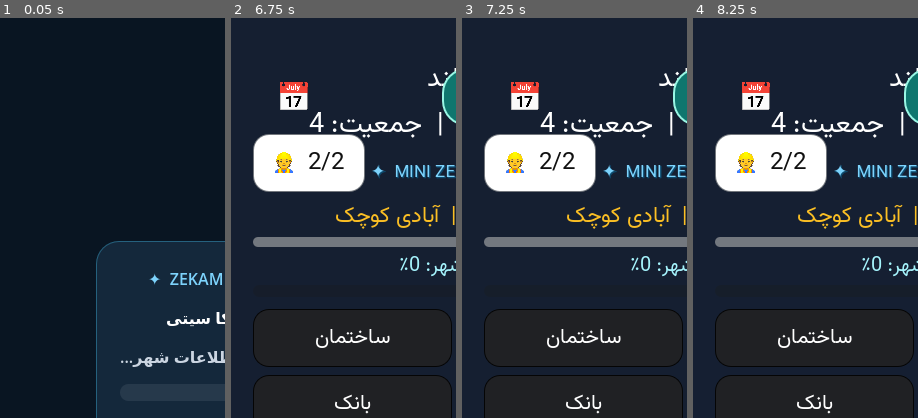
Above: before the commit, frames 1-4 (left to right).
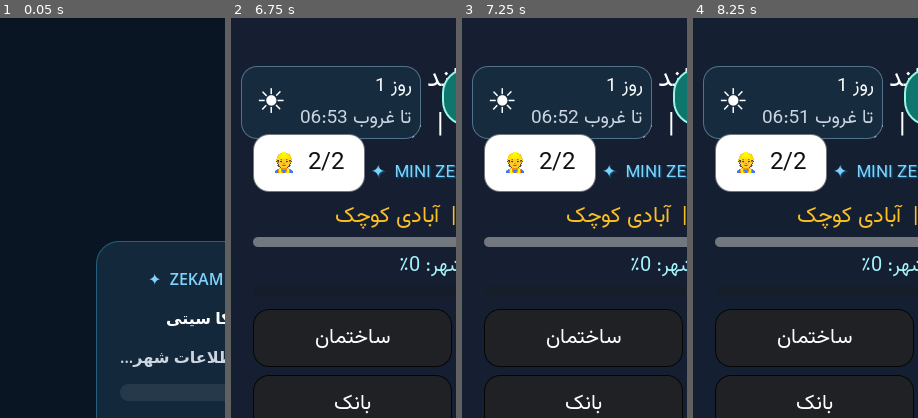
Above: after the commit, the same moments.

Repository: zekainstabot/mini-zeka-city
Game: Godot game, scene res://Main.tscn
Two runs of this game, one before a commit and one after it. Both use one fixed random seed, a clock stepped at 60 frames per second and the inputs below.
Inputs:
- Up to frame 1 (0.05 s): no input
- Up to frame 2 (6.75 s): click "شهر من" at 0.5 s; click "ساختمان" at 1.25 s; click "شهروندان" at 2 s; click "بانک" at 2.75 s; click "شهرداری 🔒" at 3.5 s; click "اقتصاد 🔒" at 4.25 s; click "بازار" at 5 s; click "توسعه شهر" at 5.75 s; click "انبار" at 6.5 s
- Up to frame 3 (7.25 s): no input
- Up to frame 4 (8.25 s): click "گزارش" at 7.25 s; click "پیشرفت" at 8 s
The pictures show only the part of the screen within x 0-50%, y 0-50%; the shares and areas given below are measured in that part.

Frame 1 is identical in both runs. In frame 2, 2.9% of the frame differs, in the area x 4-85%, y 12-31%; in frame 3, 2.9%; in frame 4, 2.9%.
Error after the commit: Invalid assignment of property or key 'clock_label' with value of type 'Label' on a base object of type 'Control (Main.gd)'. (res://scripts/HomePage.gd:30)

Commit message:
Add independent day and night countdown HUD

Diff:
--- a/scripts/Main.gd
+++ b/scripts/Main.gd
@@ -52,7 +52,10 @@
 var clock_cycle_seconds = 0.0
 var ambient_background = null
 var ambient_background_color = Color("#172536")
-var clock_label = null
+var day_night_hud = null
+var day_night_icon_label = null
+var day_night_timer_label = null
+var day_night_day_label = null
 var clock_save_accumulator = 0.0
 var clock_displayed_second = -1
 var construction_check_accumulator = 0.0
@@ -235,14 +238,11 @@
 		if current_page == "home":
 			show_page("home")
 			_show_message("یک روز جدید در شهر آغاز شد.")
-	# The game clock changes once per second; do not reshape and assign the same label every frame.
+	# Refresh the independent day/night HUD once per in-game second.
 	var displayed_second = int(floor(clock_cycle_seconds))
 	if displayed_second != clock_displayed_second:
 		clock_displayed_second = displayed_second
-		if clock_label != null and is_instance_valid(clock_label):
-			var phase = "روز" if clock_cycle_seconds < 420.0 else "شب"
-			var phase_remaining = int(420.0 - clock_cycle_seconds) if phase == "روز" else int(600.0 - clock_cycle_seconds)
-			clock_label.text = PersianText.reshaper("%s | زمان باقی‌مانده: " % phase) + _format_time_display(int(phase_remaining / 60), phase_remaining % 60)
+		_update_day_night_hud()
 	if clock_save_accumulator >= 15.0:
 		clock_save_accumulator = 0.0
 		var citizen_reports_changed = game.check_citizen_reports()
@@ -1157,6 +1157,7 @@
 	message_label.modulate = Color("#ffffff")
 	root.add_child(message_label)
 	_build_daily_reward_calendar_button()
+	_build_day_night_hud()
 	_build_construction_capacity_button()
 
 func _build_daily_reward_calendar_button():
@@ -1180,6 +1181,80 @@
 		daily_reward_button.add_theme_stylebox_override(style_name, transparent_calendar_style)
 	daily_reward_button.pressed.connect(_open_daily_reward_calendar)
 	add_child(daily_reward_button)
+
+
+func _build_day_night_hud():
+	day_night_hud = PanelContainer.new()
+	day_night_hud.name = "DayNightHud"
+	day_night_hud.anchor_left = 1.0
+	day_night_hud.anchor_right = 1.0
+	day_night_hud.anchor_top = 0.0
+	day_night_hud.anchor_bottom = 0.0
+	day_night_hud.offset_left = -190.0
+	day_night_hud.offset_right = -18.0
+	day_night_hud.offset_top = 48.0
+	day_night_hud.offset_bottom = 108.0
+	day_night_hud.custom_minimum_size = Vector2(172, 60)
+	day_night_hud.z_index = 15
+	day_night_hud.mouse_filter = Control.MOUSE_FILTER_IGNORE
+	var hud_style = StyleBoxFlat.new()
+	hud_style.bg_color = Color("#172b3e")
+	hud_style.border_color = Color("#52718b")
+	hud_style.set_border_width_all(1)
+	hud_style.set_corner_radius_all(15)
+	hud_style.content_margin_left = 9
+	hud_style.content_margin_right = 9
+	hud_style.content_margin_top = 5
+	hud_style.content_margin_bottom = 5
+	day_night_hud.add_theme_stylebox_override("panel", hud_style)
+	add_child(day_night_hud)
+
+	var row = HBoxContainer.new()
+	row.layout_direction = Control.LAYOUT_DIRECTION_LTR
+	row.add_theme_constant_override("separation", 8)
+	day_night_hud.add_child(row)
+
+	day_night_icon_label = Label.new()
+	day_night_icon_label.text = "☀️"
+	day_night_icon_label.custom_minimum_size = Vector2(42, 42)
+	day_night_icon_label.horizontal_alignment = HORIZONTAL_ALIGNMENT_CENTER
+	day_night_icon_label.vertical_alignment = VERTICAL_ALIGNMENT_CENTER
+	_apply_font(day_night_icon_label, 29)
+	row.add_child(day_night_icon_label)
+
+	var details = VBoxContainer.new()
+	details.alignment = BoxContainer.ALIGNMENT_CENTER
+	details.add_theme_constant_override("separation", 1)
+	details.size_flags_horizontal = Control.SIZE_EXPAND_FILL
+	row.add_child(details)
+
+	day_night_day_label = Label.new()
+	day_night_day_label.horizontal_alignment = HORIZONTAL_ALIGNMENT_RIGHT
+	day_night_day_label.add_theme_color_override("font_color", Color("#f8fafc"))
+	_apply_font(day_night_day_label, 14)
+	details.add_child(day_night_day_label)
+
+	day_night_timer_label = Label.new()
+	day_night_timer_label.horizontal_alignment = HORIZONTAL_ALIGNMENT_RIGHT
+	day_night_timer_label.add_theme_color_override("font_color", Color("#cbd5e1"))
+	_apply_font(day_night_timer_label, 14)
+	details.add_child(day_night_timer_label)
+
+	_update_day_night_hud()
+
+
+func _update_day_night_hud():
+	if day_night_hud == null or not is_instance_valid(day_night_hud) or game == null:
+		return
+	var is_daytime = clock_cycle_seconds < 420.0
+	var phase_remaining = max(0, int((420.0 if is_daytime else 600.0) - clock_cycle_seconds))
+	if day_night_icon_label != null and is_instance_valid(day_night_icon_label):
+		day_night_icon_label.text = "☀️" if is_daytime else "🌙"
+	if day_night_day_label != null and is_instance_valid(day_night_day_label):
+		day_night_day_label.text = PersianText.reshaper("روز %d" % int(game.state.get("day", 1)))
+	if day_night_timer_label != null and is_instance_valid(day_night_timer_label):
+		var phase_name = "تا غروب" if is_daytime else "تا طلوع"
+		day_night_timer_label.text = PersianText.reshaper(phase_name + " ") + _format_time_display(int(phase_remaining / 60), phase_remaining % 60)
 
 
 func _get_available_construction_workers():
